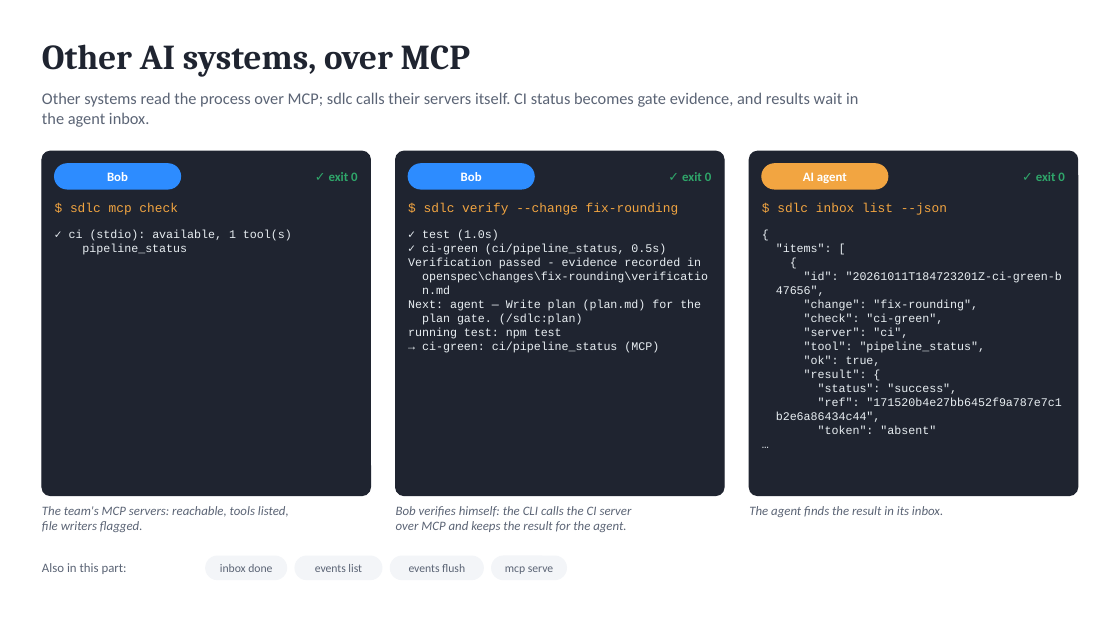
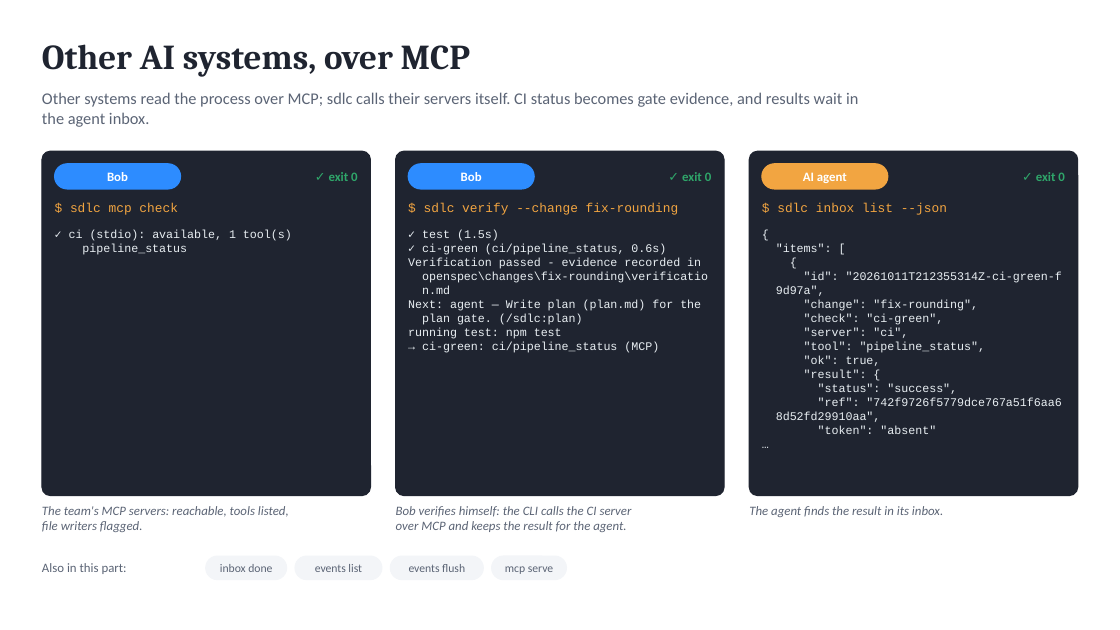
Before and after one commit to marin-ai-tech/sdlc, a slide deck: slide 19 of docs/demo/sdlc-calculator-demo.en.pptx. Drawn at 1120x630 pixels with LibreOffice and Linux fonts; fonts in the diff are those of the drawing. Boxes give left, top, right and bottom in pixels: in the first picture for what was removed or moved away, otherwise in the second. Text is boxed around its words. In the diff, an @@ line names an element or a change of style, - is before the commit and + after.

```diff
--- a/docs/demo/sdlc-calculator-demo.en.pptx
+++ b/docs/demo/sdlc-calculator-demo.en.pptx
@@ text at bbox=[422, 230, 666, 255]: text changed @@
-✓ test (1.0s)
-✓ ci-green (ci/pipeline_status, 0.5s)
+✓ test (1.5s)
+✓ ci-green (ci/pipeline_status, 0.6s)
@@ text at bbox=[776, 272, 1062, 296]: text changed @@
-"id": "20261011T184723201Z-ci-green-b
-47656",
+"id": "20261011T212355314Z-ci-green-f
+9d97a",
@@ text at bbox=[776, 398, 1061, 422]: text changed @@
-"ref": "171520b4e27bb6452f9a787e7c1
-b2e6a86434c44",
+"ref": "742f9726f5779dce767a51f6aa6
+8d52fd29910aa",
```
Also in this commit, not shown: 5 other slides changed, 57 other files.
